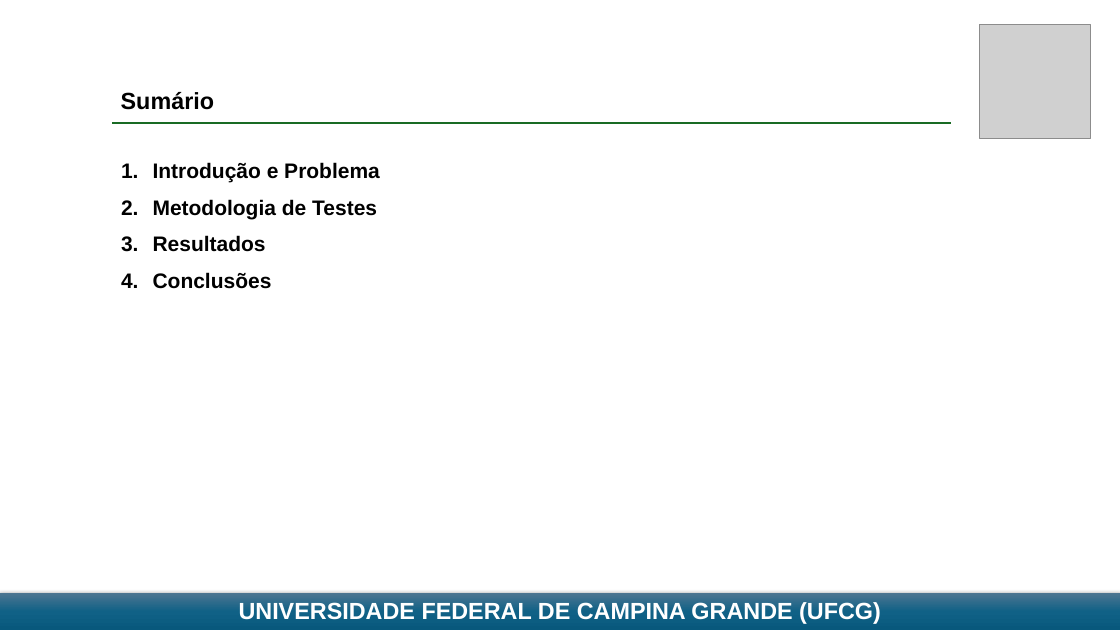
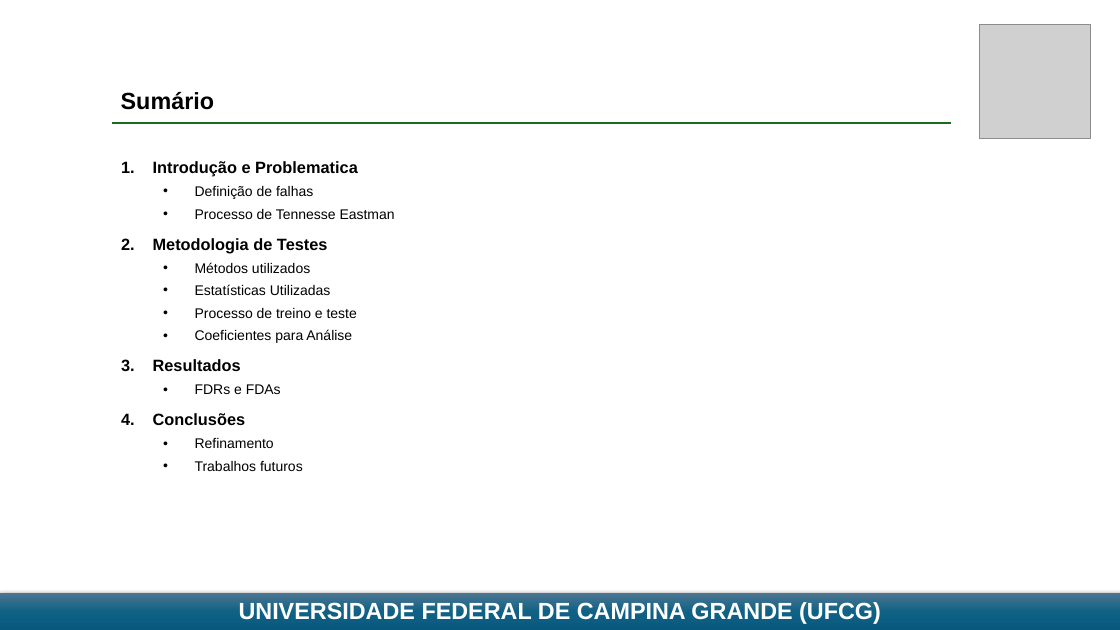
Before and after one commit to SauloJose/SistemasInteligentes2026, a slide deck: slide 2 of Atividade 3 - Identificação de Falhas/Apresentação 3 - FALTAS - Saulo.pptx. Drawn at 1120x630 pixels with LibreOffice and Linux fonts; fonts in the diff are those of the drawing; grey boxes stand for pictures. Boxes give left, top, right and bottom in pixels: in the first picture for what was removed or moved away, otherwise in the second. Text is boxed around its words. In the diff, an @@ line names an element or a change of style, - is before the commit and + after.

```diff
--- a/Atividade 3 - Identificação de Falhas/Apresentação 3 - FALTAS - Saulo.pptx
+++ b/Atividade 3 - Identificação de Falhas/Apresentação 3 - FALTAS - Saulo.pptx
@@ subtitle at <box>153,161,395,219</box>: text changed; size 18 to 12 pt; bold off @@
-1. Introdução e Problema
+1. Introdução e Problematica
+  • Definição de falhas
+  • Processo de Tennesse Eastman
@@ subtitle at <box>153,238,328,425</box>: size 18 to 14 pt in "Metodologia de Testes", "Resultados", "Conclusões" @@
@@ subtitle at <box>195,262,357,343</box>: paragraphs added @@
+  • Métodos utilizados
+  • Estatísticas Utilizadas
+  • Processo de treino e teste
+  • Coeficientes para Análise
@@ subtitle at <box>195,384,281,394</box>: paragraph added @@
+  • FDRs e FDAs
@@ subtitle at <box>195,438,303,471</box>: paragraphs added @@
+  • Refinamento
+  • Trabalhos futuros
```
Also in this commit, not shown: 7 other slides changed, 15 slides added, 7 other files.
